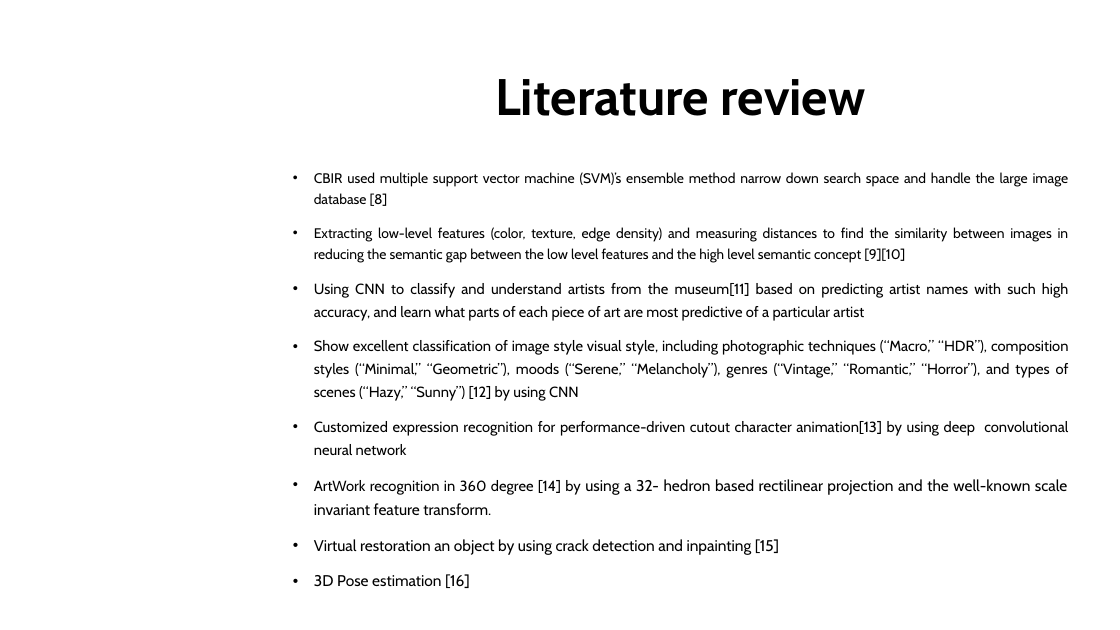
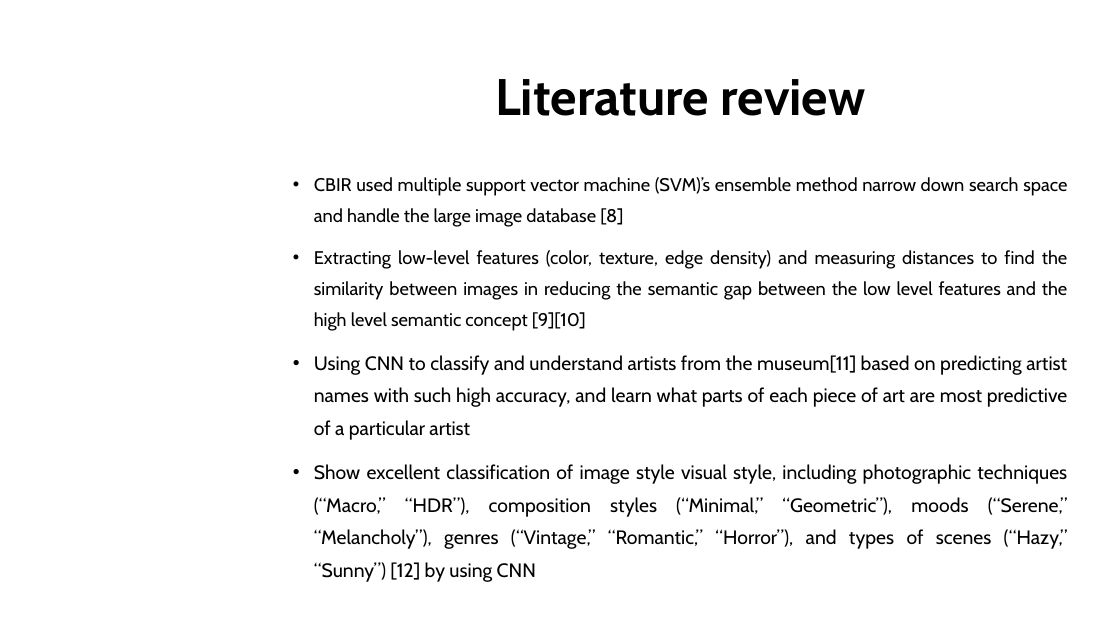
Before and after one commit to dungdovu/DGA1031, a slide deck: slide 10 of DGA1031/What is it.pptx (slide 7 before the commit). Drawn at 1120x630 pixels with LibreOffice and Linux fonts; fonts in the diff are those of the drawing; background and template pictures are left out. Boxes give left, top, right and bottom in pixels: in the first picture for what was removed or moved away, otherwise in the second. Text is boxed around its words. In the diff, an @@ line names an element or a change of style, - is before the commit and + after.

```diff
--- a/DGA1031/What is it.pptx
+++ b/DGA1031/What is it.pptx
@@ text "CBIR used multiple support vector ..." at [314,177,1068,582]: size 11.9 to 15.7 pt in "CBIR used multiple support vector machine (SVM)’s ...", "Extracting low-level features (color, texture, edge density) ..."; size 12.6 to 16.6 pt in "Using CNN to classify and understand artists ...", "Show excellent classification of image style visual ..."; line spacing 1.3 to 1.4 @@
@@ text at [314,421,1068,588]: paragraphs removed @@
-• Customized expression recognition for performance-driven cutout character animation[13] by using deep convolutional neural network
-• ArtWork recognition in 360 degree [14] by using a 32- hedron based rectilinear projection and the well-known scale invariant feature transform.
-• Virtual restoration an object by using crack detection and inpainting [15]
-• 3D Pose estimation [16]
```
Also in this commit, not shown: 14 other slides changed, 7 slides added, 2 slides removed, 8 other files.
